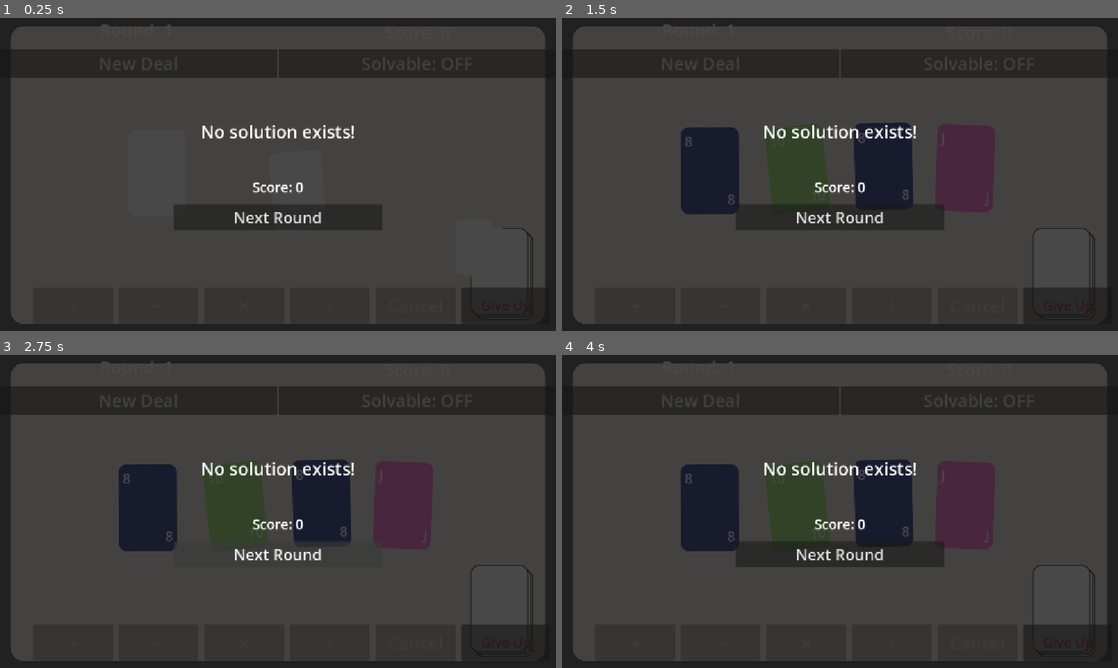
Above: before the commit, frames 1-4 (two rows, left to right).
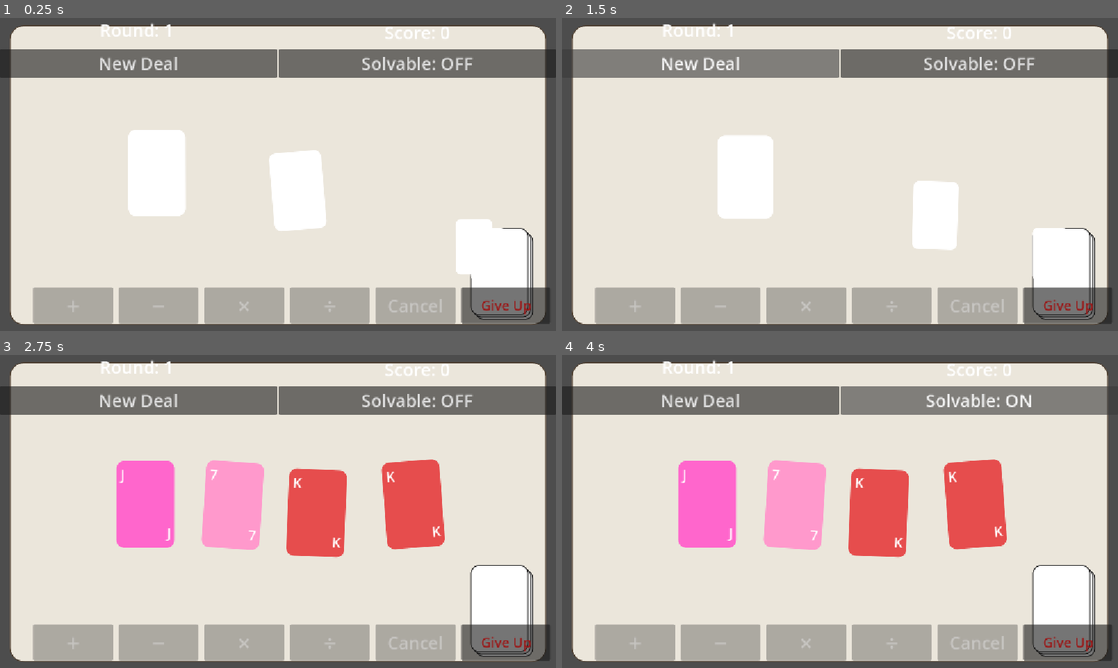
Above: after the commit, the same moments.

Repository: sky-q-xu/card-24
Game: Godot game, scene res://scenes/main.tscn
Same seed, same stepped clock (60 frames per second), same inputs: the game is played once before the commit and once after it.
Inputs (mouse positions are in pixels of both pictures, inside the frame that each line leads up to):
- Up to frame 1 (0.25 s): no input
- Up to frame 2 (1.5 s): click "New Deal" at 0.5 s; click "New Deal" at 1.25 s
- Up to frame 3 (2.75 s): click (278, 555) at 2 s, where only the run before the commit has a clickable "Next Round"
- Up to frame 4 (4 s): click (840, 555) at 2.75 s, where only the run before the commit has a clickable "Next Round"; click "Solvable: OFF" at 3.5 s

The runs differ from the first frame. In frame 1, 99% of the frame differs, in the area x 0-100%, y 0-100%; in frame 2, 99%; in frame 3, 99%; in frame 4, 100%.
Error before the commit: Parse Error: Identifier "modulate" not declared in the current scope. (res://scripts/give_up_screen.gd:20)
Error after the commit: Invalid assignment of property or key 'input_enabled' with value of type 'bool' on a base object of type 'Nil'. (res://scripts/main.gd:81)

Commit message:
Fix modulate fade in give_up_screen: tween Background not CanvasLayer
CanvasLayer extends Node, not CanvasItem, so it has no modulate property.
Fade the child Background Panel instead.

Co-Authored-By: Claude Sonnet 4.6 <noreply@anthropic.com>

Diff:
--- a/scripts/give_up_screen.gd
+++ b/scripts/give_up_screen.gd
@@ -17,10 +17,10 @@
 		title_label.text = "No solution exists for this hand!"
 		solution_label.visible = false
 	score_label.text = "Score: %d" % GameManager.score
-	modulate.a = 0.0
+	$Background.modulate.a = 0.0
 	show()
 	var tween := create_tween()
-	tween.tween_property(self, "modulate:a", 1.0, 0.35).set_ease(Tween.EASE_OUT)
+	tween.tween_property($Background, "modulate:a", 1.0, 0.35).set_ease(Tween.EASE_OUT)
 
 func _on_next_round_pressed() -> void:
 	hide()
